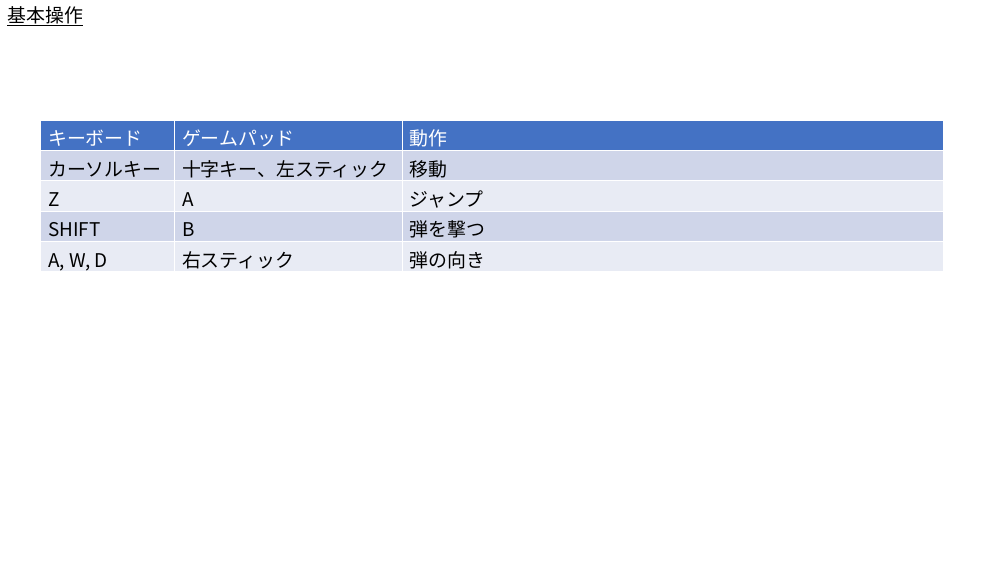
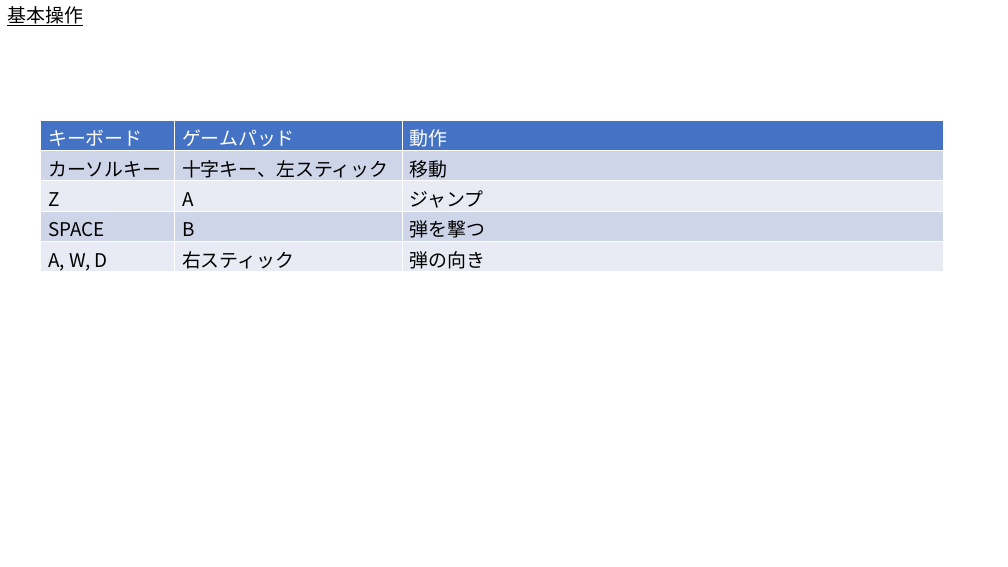
Before and after one commit to syo-ya/GameProductionPractice1, a slide deck: slide 2 of ゲーム制作課題「Breaking_UP」/仕様書/プレイヤーとゲームルール.pptx. Drawn at 1008x567 pixels with LibreOffice and Linux fonts; fonts in the diff are those of the drawing. Boxes give left, top, right and bottom in pixels: in the first picture for what was removed or moved away, otherwise in the second. Text is boxed around its words. In the diff, an @@ line names an element or a change of style, - is before the commit and + after.

Commit message:
編集

```diff
--- a/ゲーム制作課題「Breaking_UP」/仕様書/プレイヤーとゲームルール.pptx
+++ b/ゲーム制作課題「Breaking_UP」/仕様書/プレイヤーとゲームルール.pptx
@@ table at box(41, 120, 944, 275) @@
-row 4, column 1: SHIFT
+row 4, column 1: SPACE
```
